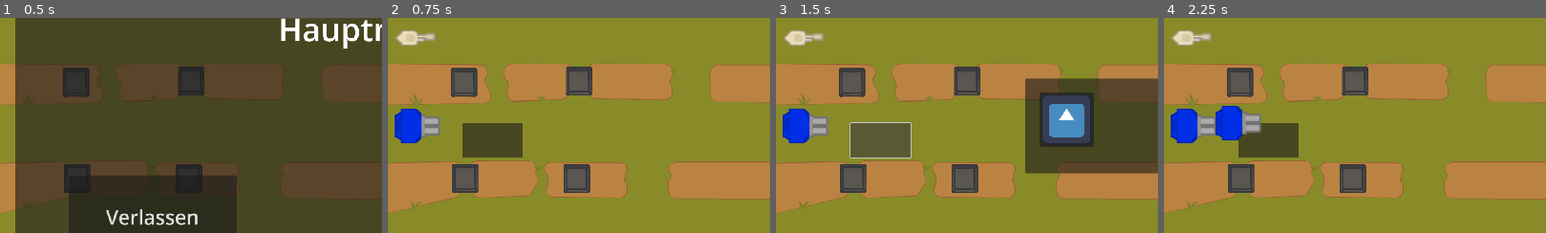
Above: before the commit, frames 1-4 (left to right).
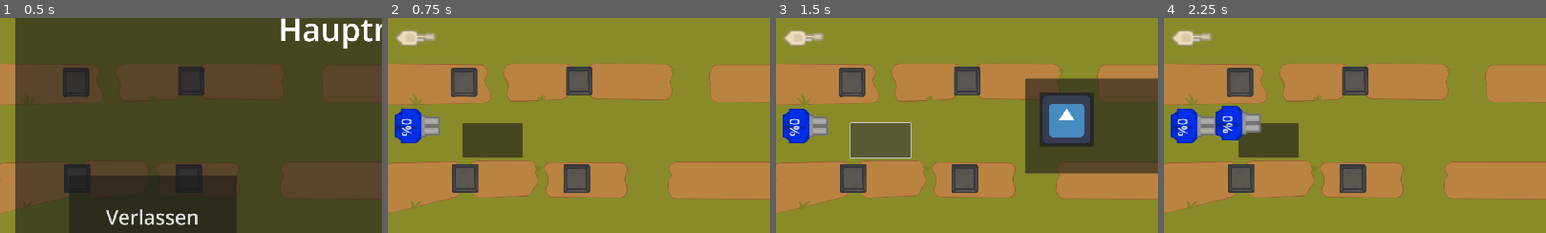
Above: after the commit, the same moments.

Repository: Silas-D/Startprojekt-SM5
Game: Godot game, scene res://Game/UI/mainmenu/main_menu.tscn
The game is run twice, just before and just after one commit, with the same random seed, the same clock (stepped at 60 frames per second) and the same inputs. The engine's default icon, where the game draws it, is replaced by a stand-in: a white triangle on a blue panel in a dark square.
Inputs (mouse positions are % of the whole screen's width and height, from its top left):
- Up to frame 1 (0.5 s): no input
- Up to frame 2 (0.75 s): click "Spielen!" at 0.5 s
- Up to frame 3 (1.5 s): click (17, 53) at 1.25 s
- Up to frame 4 (2.25 s): click (41, 49) at 2 s
The pictures show only the part of the screen within x 3-53%, y 25-75%; the shares and areas given below are measured in that part.

Frame 1 is identical in both runs. In frame 2, 0.2% of the frame differs, in the area x 2-8%, y 46-56%; in frame 3, 0.2%; in frame 4, 0.4%, in the area x 2-20%, y 45-56%.

Commit message:
Bullet reloading

Diff:
--- /dev/null
+++ b/Game/Defense/Turm1/ProgressBar.gd
@@ -0,0 +1,6 @@
+extends ProgressBar
+
+
+func _process(delta):
+	self.max_value = get_node("Timer").wait_time
+	self.value = get_node("Timer").time_left
--- a/Game/Defense/Turm1/Standard-Tower.gd
+++ b/Game/Defense/Turm1/Standard-Tower.gd
@@ -7,11 +7,33 @@
 var curr
 var towerHealth = 10
 
+var reload = 0
+var range = 400
+
+@onready var timer = get_node("ProgressBar/Timer")
+var startShooting = false
+
 
 func _process(_delta):
+	if is_instance_valid(curr):
+		if timer.is_stopped():
+			timer.start()
+	else:
+		for i in get_node("Node2D/BulletContainer").get_child_count():
+			get_node("Node2D/BulletContainer").get_child(i).queue_free()
+
 	if towerHealth <= 0:
 		print("Turm down")
 		queue_free()
+
+
+func Shoot():
+	var tempBullet = Bullet.instantiate()
+	tempBullet.pathName = pathName
+	get_node("Node2D/BulletContainer").add_child(tempBullet)
+	tempBullet.global_position = $Node2D/Aim.global_position
+
+
 
 func _on_tower_body_entered(body):
 	if "Slime" in body.name:
@@ -34,12 +56,6 @@
 		curr = currTarget
 		pathName = curr.get_parent().name
 
-		var tempBullet = Bullet.instantiate()
-		tempBullet.pathName = pathName
-		get_node("Node2D/BulletContainer").add_child(tempBullet)
-		tempBullet.global_position = $Node2D/Aim.global_position
-
-
 func _on_gegner_scan_body_entered(body):
 
 	if "Slime_1" in body.name:
@@ -60,3 +76,7 @@
 	if "Slime_6" in body.name:
 		towerHealth -= 6
 		body.health -= 100
+
+
+func _on_timer_timeout():
+	Shoot()
--- a/Game/Defense/Turm1/Standard-Tower.tscn
+++ b/Game/Defense/Turm1/Standard-Tower.tscn
@@ -1,7 +1,8 @@
-[gd_scene load_steps=5 format=3 uid="uid://b66kvas3htwn7"]
+[gd_scene load_steps=6 format=3 uid="uid://b66kvas3htwn7"]
 
 [ext_resource type="Script" path="res://Game/Defense/Turm1/Standard-Tower.gd" id="1_by2g1"]
 [ext_resource type="Texture2D" uid="uid://broq1vbrkluww" path="res://Game/Assets/Towers/TurmStandard.png" id="2_y8f7n"]
+[ext_resource type="Script" path="res://Game/Defense/Turm1/ProgressBar.gd" id="3_3aqwr"]
 
 [sub_resource type="RectangleShape2D" id="RectangleShape2D_la7cb"]
 size = Vector2(45, 46)
@@ -40,5 +41,14 @@
 
 [node name="BulletContainer" type="Node" parent="Node2D"]
 
+[node name="ProgressBar" type="ProgressBar" parent="."]
+offset_right = 4.0
+offset_bottom = 27.0
+script = ExtResource("3_3aqwr")
+
+[node name="Timer" type="Timer" parent="ProgressBar"]
+wait_time = 3.0
+
 [connection signal="body_entered" from="Node2D/Tower" to="." method="_on_tower_body_entered"]
 [connection signal="body_entered" from="Node2D/GegnerScan" to="." method="_on_gegner_scan_body_entered"]
+[connection signal="timeout" from="ProgressBar/Timer" to="." method="_on_timer_timeout"]
